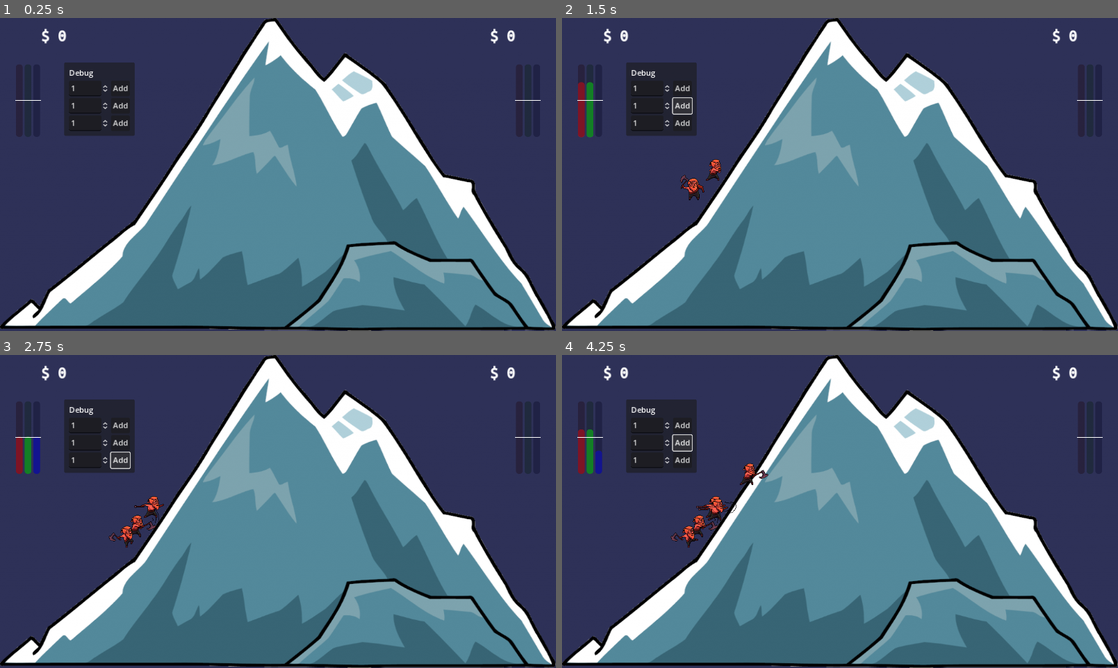
Above: before the commit, frames 1-4 (two rows, left to right).
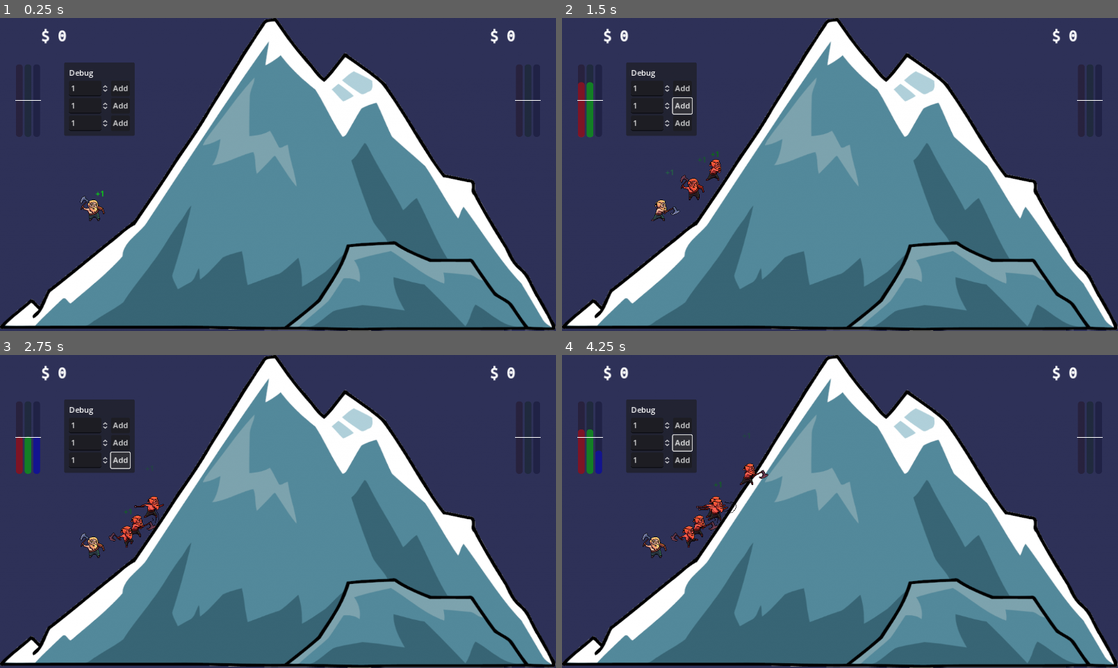
Above: after the commit, the same moments.

Repository: kwint/nfc-card-game
Game: Godot game, scene res://Scenes/Dashboard.tscn
The game is run twice, just before and just after one commit, with the same random seed, the same clock (stepped at 60 frames per second) and the same inputs.
Inputs:
- Up to frame 1 (0.25 s): no input
- Up to frame 2 (1.5 s): click "Add" at 0.5 s; click "Add" at 1.25 s
- Up to frame 3 (2.75 s): click "Add" at 2 s
- Up to frame 4 (4.25 s): click "Add" at 2.75 s; click "Add" at 3.5 s

The runs differ from the first frame. In frame 1, 0.2% of the frame differs, in the area x 14-19%, y 55-65%; in frame 2, 0.2%; in frame 3, 0.2%; in frame 4, 0.2%.
Error in both runs: Invalid type in function 'process_stats' in base 'Node (GameController.gd)'. Cannot convert argument 1 from Nil to Dictionary. (res://Scripts/GameController.gd…

Commit message:
Add basic flowing label animation

Diff:
--- a/dashboard/Scenes/Dashboard.tscn
+++ b/dashboard/Scenes/Dashboard.tscn
@@ -9,6 +9,7 @@
 [ext_resource type="PackedScene" uid="uid://c223vha4r3wq7" path="res://Scenes/BalanceGauge.tscn" id="3_oc27c"]
 [ext_resource type="Script" path="res://Scripts/Debug/Panel.gd" id="5_c15vj"]
 [ext_resource type="Script" path="res://Scripts/Debug/AddMiners.gd" id="6_gq5dx"]
+[ext_resource type="PackedScene" uid="uid://dnds5cruhe2uo" path="res://Scenes/Miner.tscn" id="10_vusuc"]
 
 [sub_resource type="StyleBoxTexture" id="StyleBoxTexture_w6uij"]
 
@@ -199,5 +200,8 @@
 color = Color(0.5, 0.5, 1, 1)
 reference_grid = NodePath("../Viewport/AspectRatioContainer/HSplitContainer/MinersTeam2")
 
+[node name="Miner2" parent="." instance=ExtResource("10_vusuc")]
+position = Vector2(205, 373)
+
 [node name="Camera2D" type="Camera2D" parent="."]
 anchor_mode = 0
--- a/dashboard/Scenes/Miner.tscn
+++ b/dashboard/Scenes/Miner.tscn
@@ -1,7 +1,8 @@
-[gd_scene load_steps=3 format=3 uid="uid://dnds5cruhe2uo"]
+[gd_scene load_steps=4 format=3 uid="uid://dnds5cruhe2uo"]
 
 [ext_resource type="Script" path="res://Scripts/Miner.gd" id="1_61mcl"]
 [ext_resource type="SpriteFrames" uid="uid://cnyvuugqqjwti" path="res://Sprites/Miner/Miner.tres" id="1_dw4to"]
+[ext_resource type="Script" path="res://Scripts/FlowingLabel.gd" id="3_itaj5"]
 
 [node name="Miner" type="Node2D"]
 position = Vector2(287, 405)
@@ -11,3 +12,36 @@
 sprite_frames = ExtResource("1_dw4to")
 animation = &"miner2"
 autoplay = "miner1"
+
+[node name="FlowingLabel" type="CenterContainer" parent="."]
+modulate = Color(0, 1, 0, 1)
+anchors_preset = 8
+anchor_left = 0.5
+anchor_top = 0.5
+anchor_right = 0.5
+anchor_bottom = 0.5
+offset_left = -20.0
+offset_top = -20.0
+offset_right = 20.0
+offset_bottom = 20.0
+grow_horizontal = 2
+grow_vertical = 2
+pivot_offset = Vector2(20, 20)
+size_flags_horizontal = 4
+size_flags_vertical = 4
+script = ExtResource("3_itaj5")
+
+[node name="Wrapper" type="Control" parent="FlowingLabel"]
+layout_mode = 2
+
+[node name="Label" type="Label" parent="FlowingLabel/Wrapper"]
+layout_mode = 2
+offset_left = -10.0
+offset_top = -12.0
+offset_right = 9.0
+offset_bottom = 11.0
+grow_horizontal = 2
+grow_vertical = 2
+text = "+1"
+horizontal_alignment = 1
+vertical_alignment = 1
--- /dev/null
+++ b/dashboard/Scripts/FlowingLabel.gd
@@ -0,0 +1,25 @@
+extends Control
+
+@onready var label = $Wrapper/Label;
+
+const DURATION: float = 2.0;
+const DRIFT_LENGTH: float = 75.0;
+const DRIFT_DIRECTION: Vector2 = Vector2.UP;
+const DRIFT_ROTATION_RANGE: float = PI / 8.0;
+
+func _ready():
+	# Determine shift amount and add randomized rotation
+	var shift = DRIFT_DIRECTION * DRIFT_LENGTH;
+	var shift_rotation = randf_range(-DRIFT_ROTATION_RANGE, DRIFT_ROTATION_RANGE);
+	shift = shift.rotated(shift_rotation);
+
+	# Calculate new label position and hidden color
+	var new_pos = label.position + shift;
+	var hidden = self.modulate;
+	hidden.a = 0;
+
+	# Actually animate
+	var tween = get_tree().create_tween();
+	tween.tween_property(self, "modulate", hidden, DURATION);
+	tween.parallel().tween_property(label, "position", new_pos, DURATION);
+	tween.tween_callback(self.queue_free)
Not shown: 1 places in dashboard/Scenes/Dashboard.tscn that only renumber resources
